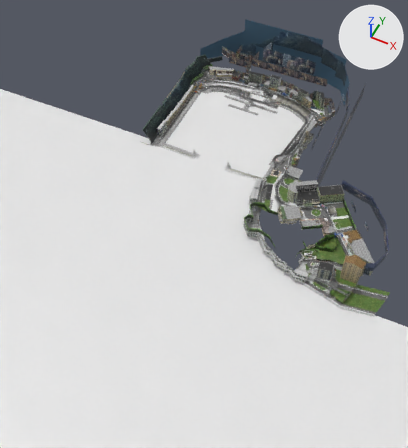
An edit to the Blender file data/levels/monaco/blender files/monaco_overhaul7 (gonza).blend, drawn before and after from the same camera.
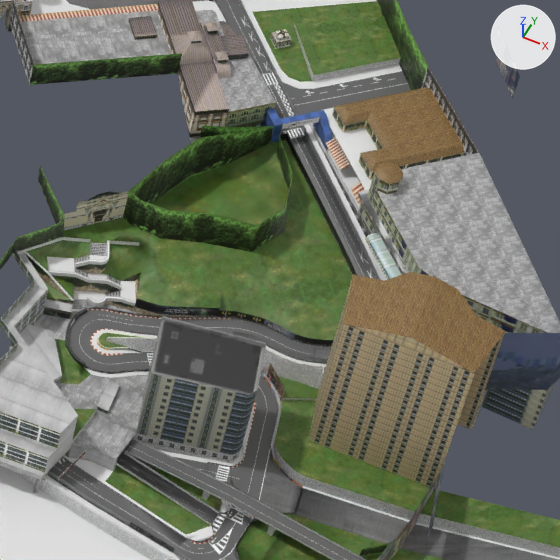
There are two pictures of each version: one whole from a camera (50 mm lens) standing at (14749.0, -44178.0, 42034.0) and looking at (-2420.0, -9840.0, -888.0), one close up on the part from 73% to 92% of the width and 49% to 66% of the height. The axes (+X, +Y, +Z) are drawn at upper right. The lights are the same throughout. The last two pictures show the newer version.

In view in the first close-up: 'cardboard trees', 'distant buildings', 'distant stuff', 'map', 'water' and 2 more.
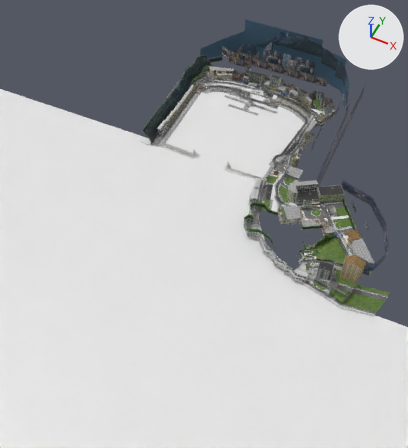
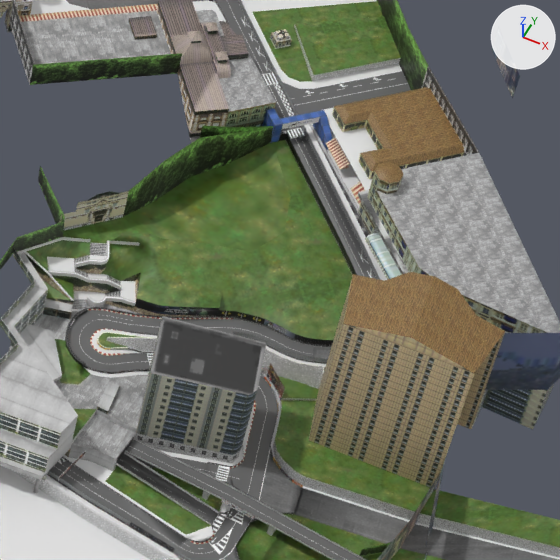
Boxes (x1, y1, x2, y2) around the edits, measured in the close-ups (560 x 560 px):
part 1 of me_f1_world_grand_prix__n64_scene__008, deleted (green)
    before: (123, 129, 293, 252)

The change, as a list of edits to the scene's bpy script:
```text
Change me_f1_world_grand_prix__n64_scene__008:
    used by ob_cardboard_trees; location = (0.0, 0.0, 0.0); rotation_euler = (-1.571, 0.0, 0.0), in degrees (-90, 0, 0); scale = (30.5, 30.5, 30.5)
    remove me_f1_world_grand_prix__n64_scene__008.from_pydata(...)  # 106 vertices, 44 faces; spans x -459.0..444.0, y -60.0..-4.0, z -451.0..472.0
    add me_f1_world_grand_prix__n64_scene__008.from_pydata(...)  # 86 vertices, 34 faces; spans x -459.0..444.0, y -60.0..-4.0, z -451.0..472.0
    me_f1_world_grand_prix__n64_scene__008 part 1: the loose piece of 20 vertices spanning x 293.0..356.0, y -54.0..-35.0, z -313.0..-241.0 is deleted
```
